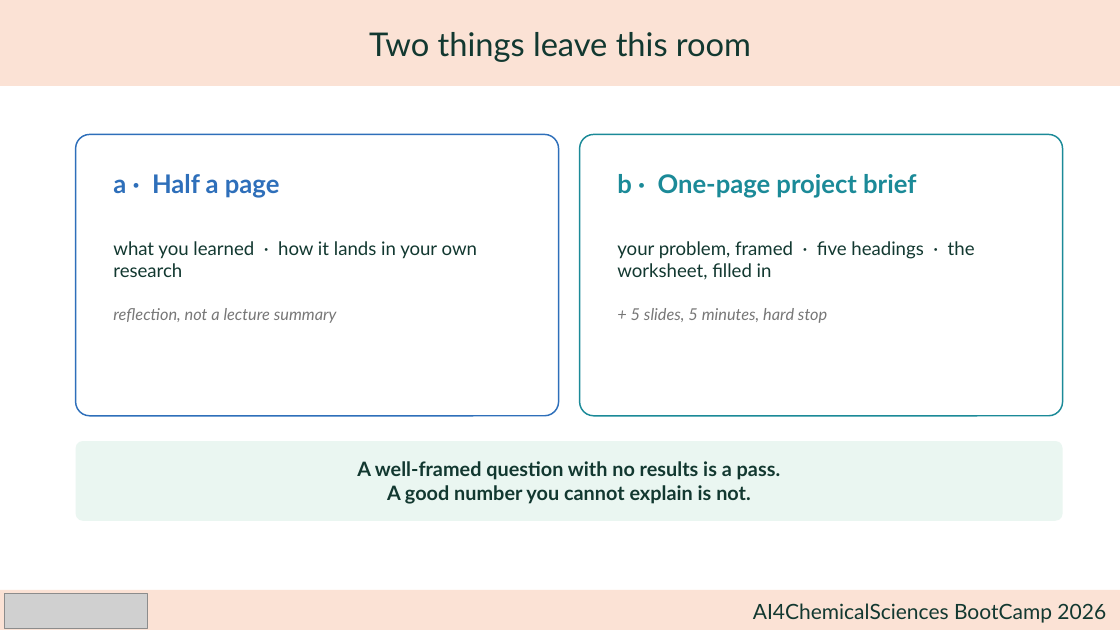
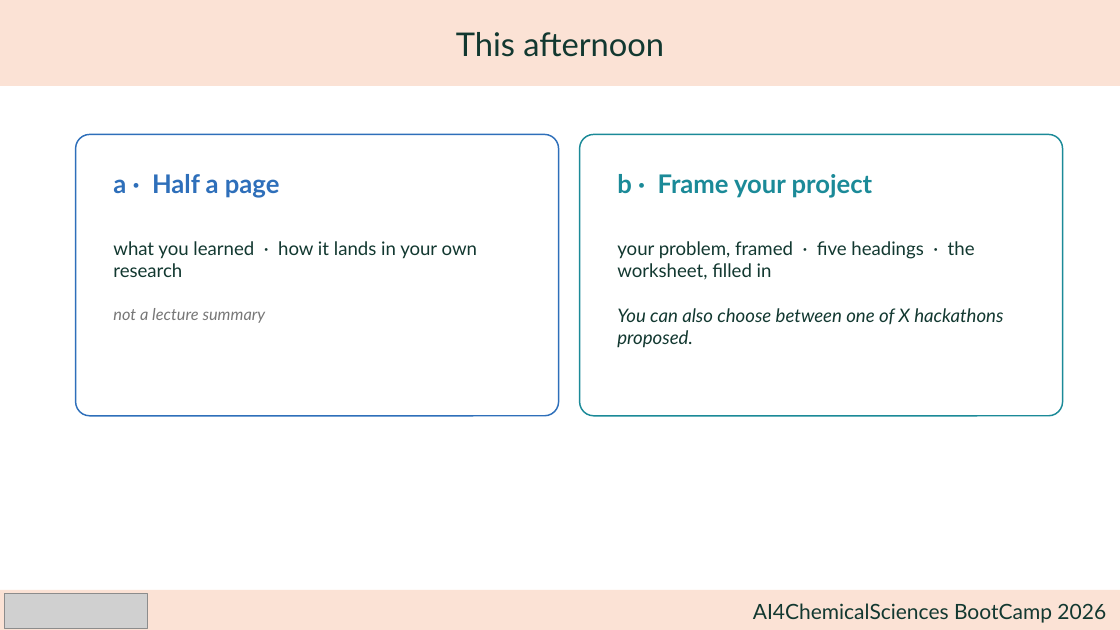
Before and after one commit to julschleinitz/ai4chemistry-bootcamp, a slide deck: slide 1 of personnal_project_1/hackathon_kickoff-frame-your-project_vf.pptx (slide 2 before the commit). Drawn at 1120x630 pixels with LibreOffice and Linux fonts; fonts in the diff are those of the drawing; grey boxes stand for pictures. Boxes give left, top, right and bottom in pixels: in the first picture for what was removed or moved away, otherwise in the second. Text is boxed around its words. In the diff, an @@ line names an element or a change of style, - is before the commit and + after.

Commit message:
personnal projects

```diff
--- a/personnal_project_1/hackathon_kickoff-frame-your-project_vf.pptx
+++ b/personnal_project_1/hackathon_kickoff-frame-your-project_vf.pptx
@@ text in rectangle at (456, 32, 664, 57): text changed @@
-Two things leave this room
+This afternoon
@@ text at (617, 174, 873, 198): text changed @@
-b · One-page project brief
+b · Frame your project
@@ text at (113, 308, 266, 323): text changed @@
-reflection, not a lecture summary
+not a lecture summary
@@ text at (617, 308, 1003, 348): text changed; size 14 to 16 pt; text colour #777777 to #123830 @@
-+ 5 slides, 5 minutes, hard stop
+You can also choose between one of X hackathons proposed.
@@ rounded rectangle removed at (76, 441, 1063, 521) @@
-A well-framed question with no results is a pass.
-A good number you cannot explain is not.
```
Also in this commit, not shown: 5 other slides changed, 1 slide removed, 2 other files.
